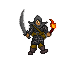
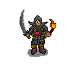
Layer changes from the first 72 x 72 image to the second:
added layer "Teamcolor" above "Umriss" over [33, 32, 43, 50]
painted on "Umriss" over [28, 40, 48, 55]
painted on "Skizze" over [28, 45, 49, 55]
painted on "Schuhe" over [28, 45, 48, 55]
painted on "Leder" over [30, 29, 45, 48]
painted on "Metall_Form" over [32, 26, 49, 44]
painted on "Metall" over [32, 21, 44, 23]
painted on "Kettenrüstung" over [29, 25, 48, 33]
added layer "Schatten" (50%) above "Hintergrund" over [27, 47, 48, 57]
